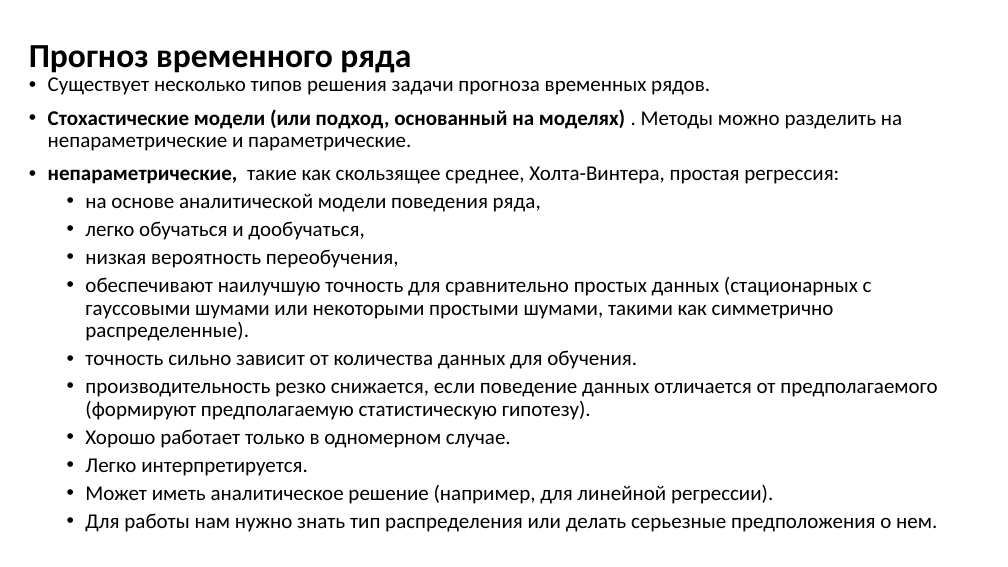
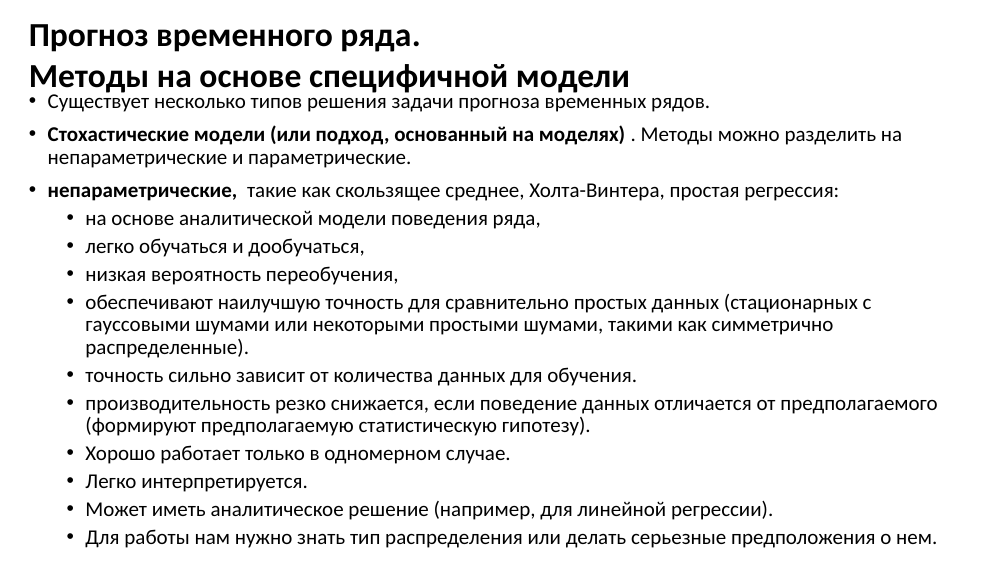
Before and after one commit to MVRonkin/TimeSeriesCourse, a slide deck: slide 3 of 2024/Lec/Юнит 6 - методы предсказания ВР.pptx (slide 2 before the commit). Drawn at 1008x567 pixels with LibreOffice and Linux fonts; fonts in the diff are those of the drawing. Boxes give left, top, right and bottom in pixels: in the first picture for what was removed or moved away, otherwise in the second. Text is boxed around its words. In the diff, an @@ line names an element or a change of style, - is before the commit and + after.

```diff
--- a/2024/Lec/Юнит 6 - методы предсказания ВР.pptx
+++ b/2024/Lec/Юнит 6 - методы предсказания ВР.pptx
@@ title at (29,24,630,95): text changed @@
-Прогноз временного ряда
+Прогноз временного ряда.
+Методы на основе специфичной модели
@@ text "Существует несколько типов решения задачи ...": place and size @@
-text "Существует несколько типов решения задачи ..." at (48,77,937,532)
+text "Существует несколько типов решения задачи ..." at (48,90,937,548)
```
Also in this commit, not shown: 3 other slides changed, 1 slide added, 2 slides removed, 22 other files.
